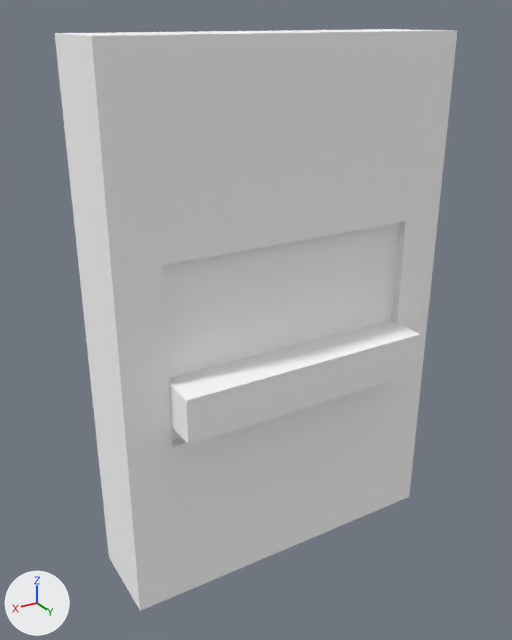
The glTF model Assets/Models/Interactables/Switch.gltf as it was, and as the next commit left it.
The view is the same before and after, from a camera (50 mm lens) standing at (0.25, 0.429, 0.384) and looking at (0.014, 0.035, 0.188). Every picture has the same lights, and +X, +Y and +Z are marked at lower left. Where no turn or scale is listed for an object, it has been applied to the vertices. Vertices at the same position are counted once.

Objects in the first picture: 'Body', 'cuboid'.
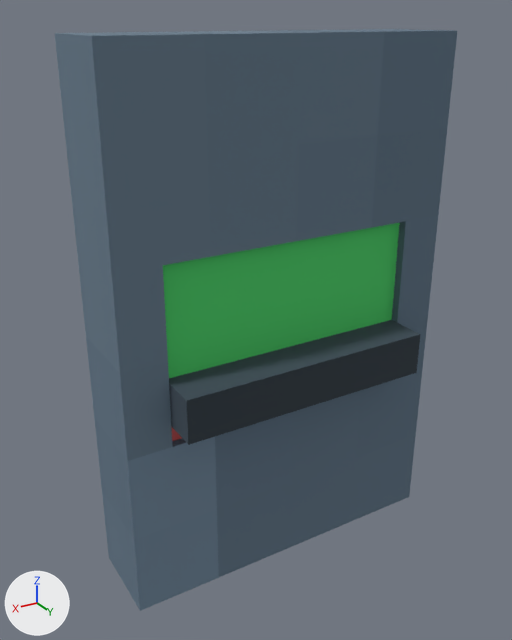
Location of each change, (x1, y1, x2, y2) in pixels of the pictures (512 x 640 px):
'Body', surface changed (grey to blue): (55, 29, 457, 611) in both
'cuboid', surface changed (grey to green): (163, 223, 420, 445) in both

Patch to the scene script:
```diff
--- a/Assets/Models/Interactables/Switch.gltf.py
+++ b/Assets/Models/Interactables/Switch.gltf.py
@@ img_image_0 @@
+img_image_0 = load_image('Image_0', '_unpacked/Image_0', 32, 32, 'sRGB')
@@ mat_material_0 @@
 mat_material_0 = bpy.data.materials.new('Material_0')
-# nodes: BsdfPrincipled, OutputMaterial
-# colours: white #ffffff
+# nodes: BsdfPrincipled, Math x2, OutputMaterial, TexImage
+# uses the picture img_image_0
@@ me_mesh_0 @@
 me_mesh_0.from_pydata(...)  # 36 vertices, 68 faces; spans x -0.125..0.125, y 0.0..0.062, z 0.0..0.375
 # used by ob_body; location = (0.0, 0.0, 0.0)
+# me_mesh_0 part 2: texture (UV) coordinates of 68 of 68 faces, centred in x -0.125..0.125, y 0.0..0.062, z 0.0..0.375, changed; they spanned u 0.0..1.0, v 0.0..1.0 and now span u 0.0..0.5, v 0.5..1.0
 me_mesh_0.materials.append(mat_material_0)
@@ me_mesh_1 @@
 me_mesh_1.from_pydata(...)  # 20 vertices, 36 faces; spans x -0.094..0.094, y -0.031..0.031, z -0.062..0.156
 # used by ob_cuboid; location = (0.0, 0.0562, 0.1094)
+# me_mesh_1 part 1: texture (UV) coordinates of 36 of 36 faces, centred in x -0.094..0.094, y -0.031..0.031, z -0.062..0.156, changed; they spanned u 0.0..0.09, v 0.94..1.0 and now span u 0.0..0.53, v 0.47..1.0
 me_mesh_1.materials.append(mat_material_0)
```
